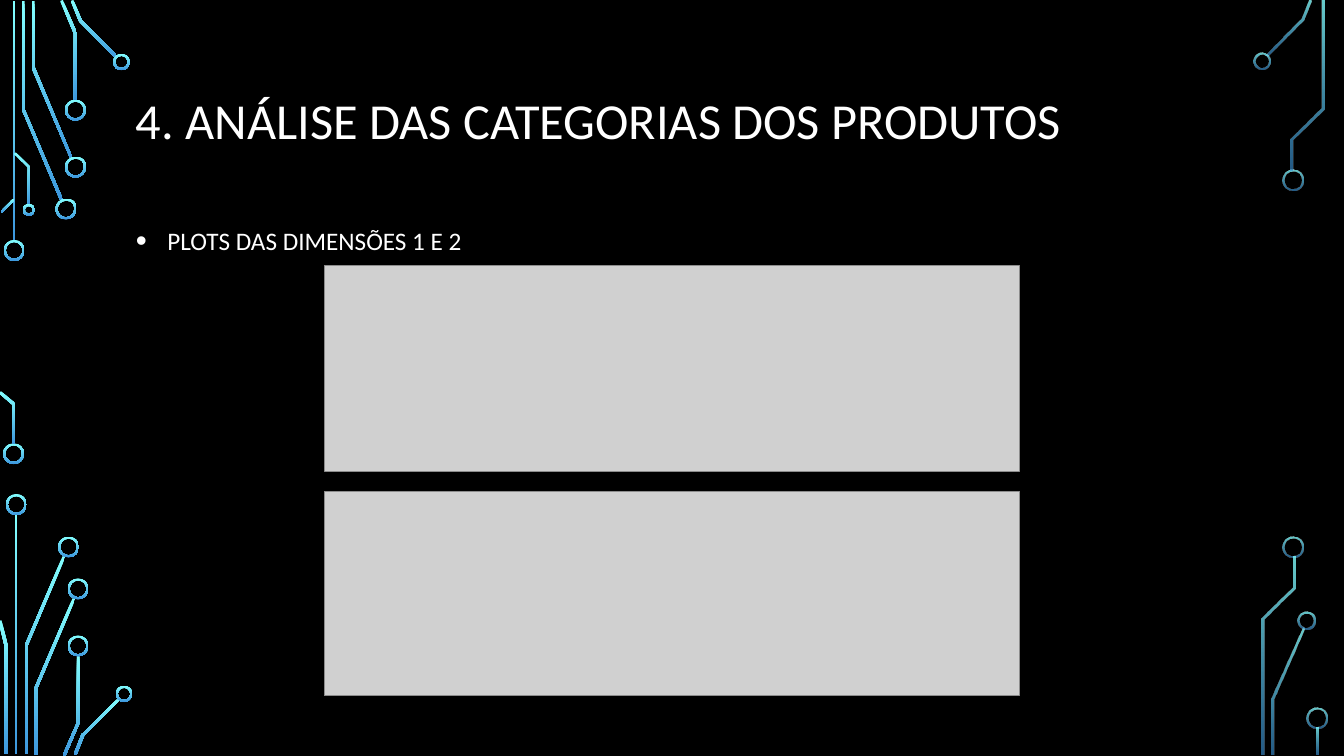
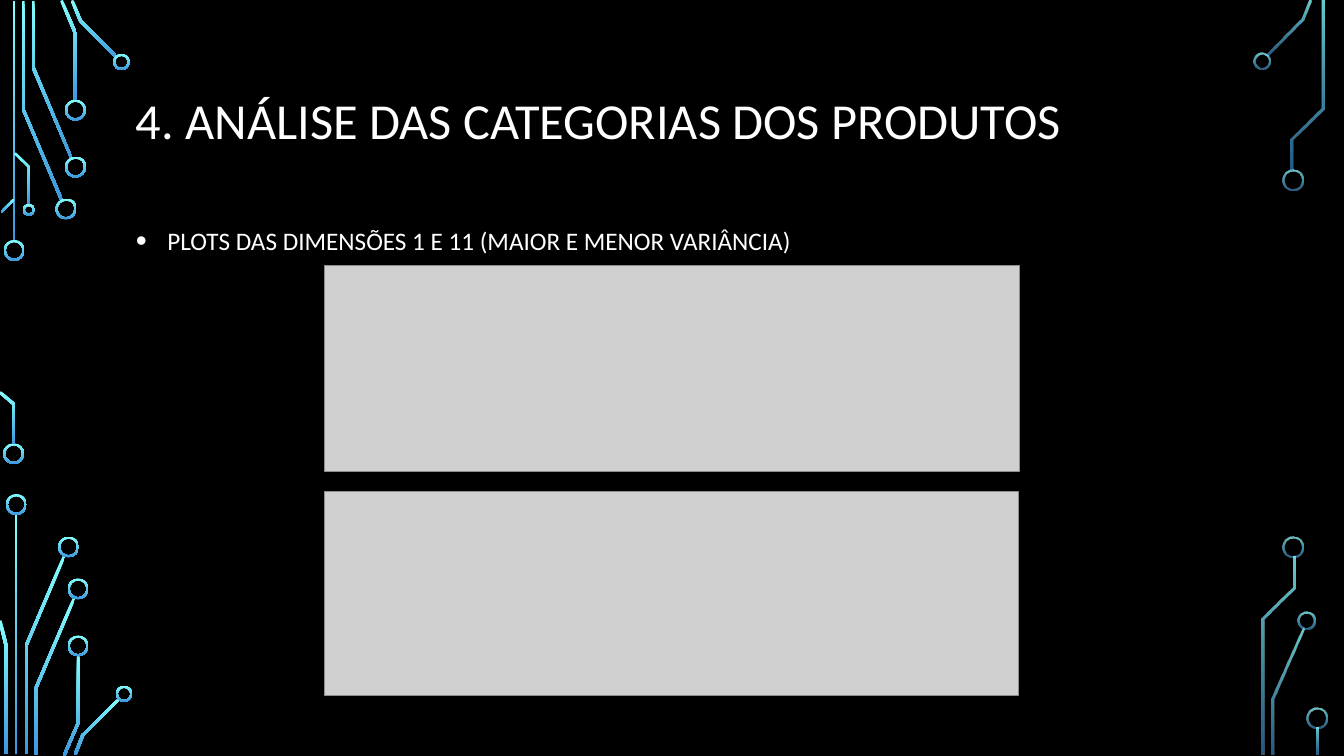
Before and after one commit to smalvar/olist-e-commerce, a slide deck: slide 11 of apresentacao/Apresentacao.pptx. Drawn at 1344x756 pixels with LibreOffice and Linux fonts; fonts in the diff are those of the drawing; grey boxes stand for pictures; background and template pictures are left out. Boxes give left, top, right and bottom in pixels: in the first picture for what was removed or moved away, otherwise in the second. Text is boxed around its words. In the diff, an @@ line names an element or a change of style, - is before the commit and + after.

Commit message:
Replace dim 2 pca plot for dim 11

```diff
--- a/apresentacao/Apresentacao.pptx
+++ b/apresentacao/Apresentacao.pptx
@@ text at (x1=167, y1=230, x2=790, y2=254): text changed @@
-• PLOTS DAS DIMENSÕES 1 E 2
+• PLOTS DAS DIMENSÕES 1 E 11 (MAIOR E MENOR VARIÂNCIA)
```
